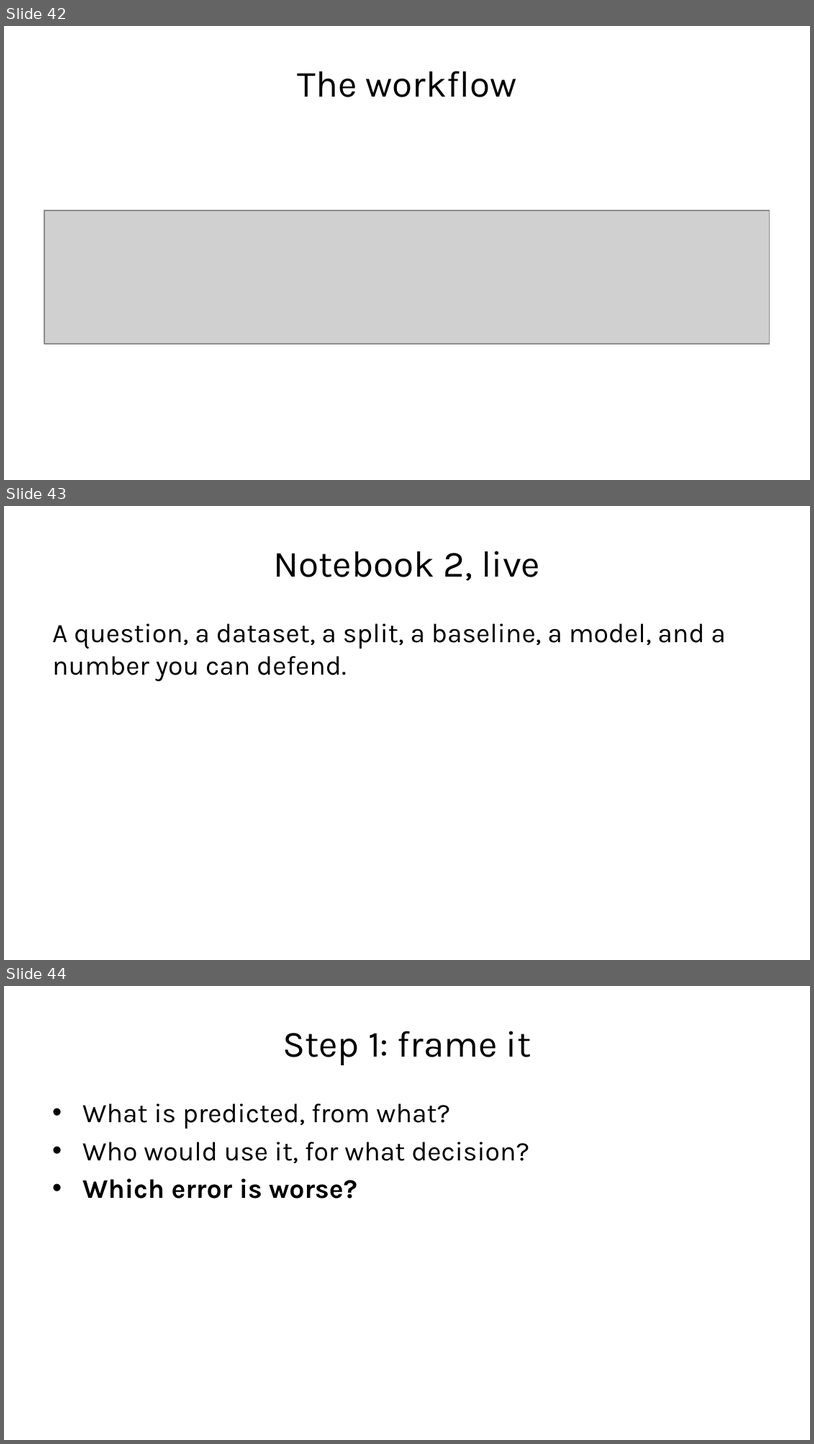
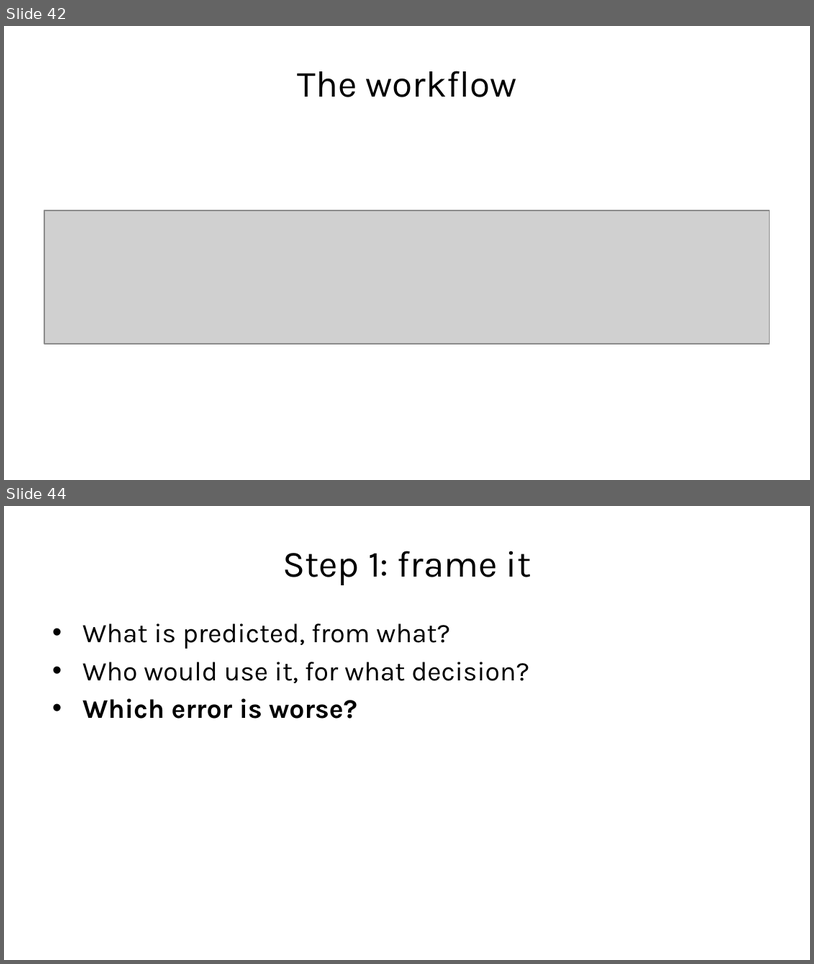
Before and after one commit to fabioantonini/technologies-for-artificial-intelligence, a slide deck: Lessons/01_introduction_and_workflow/Slides/introduction_and_workflow_slides.pptx. Shown one above the other, each under a label of ours: slides 42, 43 and 44 before the commit, slides 42 and 44 after it; the slides between them are not shown. The pictures are 814x1444 and 814x964 pixels, drawn with LibreOffice and Linux fonts; fonts in the diff are those of the drawing; grey boxes stand for pictures; background and template pictures are left out. Boxes give left, top, right and bottom in pixels: in the first picture for what was removed or moved away, otherwise in the second. Text is boxed around its words. In the diff, an @@ line names an element or a change of style, - is before the commit and + after.

```diff
--- a/Lessons/01_introduction_and_workflow/Slides/introduction_and_workflow_slides.pptx
+++ b/Lessons/01_introduction_and_workflow/Slides/introduction_and_workflow_slides.pptx
@@ slide 43 removed at [4,506,810,960], background #FFFFFF @@
@@ title removed at [273,551,540,581] @@
-Notebook 2, live
@@ text removed at [52,623,726,681] @@
-A question, a dataset, a split, a baseline, a model, and a number you can defend.
```
Also in this commit, not shown: 10 slides changed, 2 slides added, 1 other slide removed, 6 other files.
